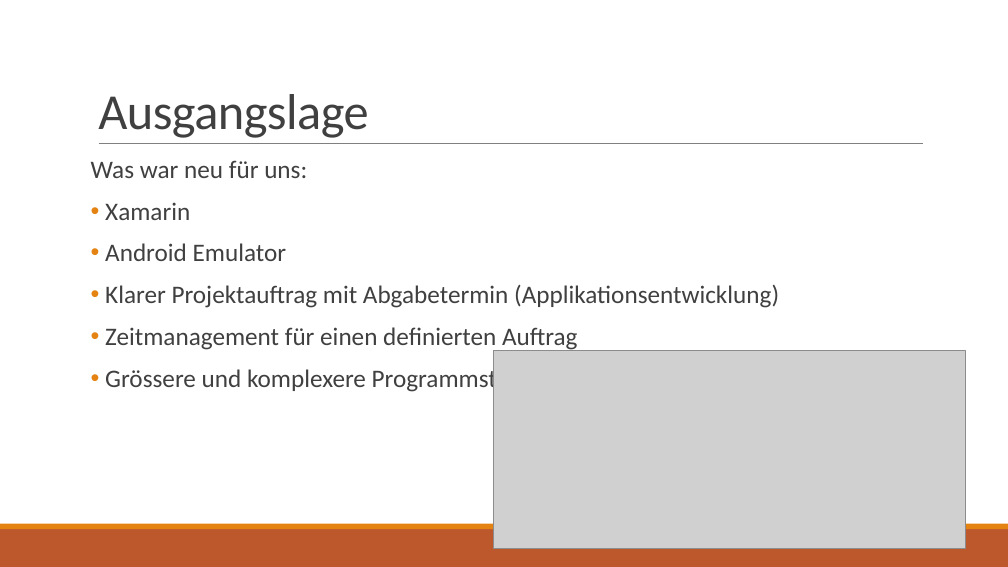
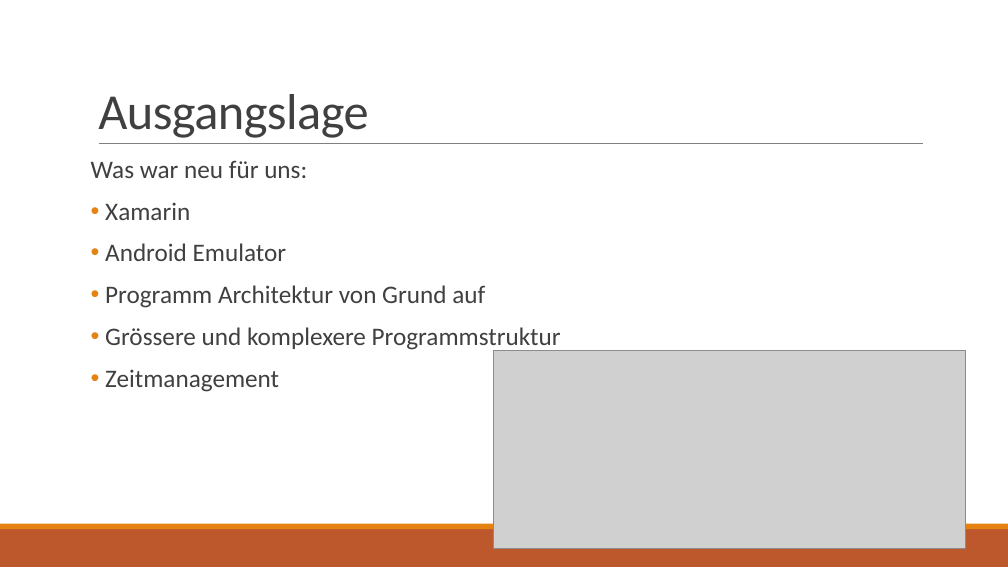
Before and after one commit to HolzbaumStudios/CookBook, a slide deck: slide 6 of Docs/Präsentation_Kochbuch.pptx (slide 7 before the commit). Drawn at 1008x567 pixels with LibreOffice and Linux fonts; fonts in the diff are those of the drawing; grey boxes stand for pictures. Boxes give left, top, right and bottom in pixels: in the first picture for what was removed or moved away, otherwise in the second. Text is boxed around its words. In the diff, an @@ line names an element or a change of style, - is before the commit and + after.

```diff
--- a/Docs/Präsentation_Kochbuch.pptx
+++ b/Docs/Präsentation_Kochbuch.pptx
@@ text at (105,285,485,308): text changed @@
-• Klarer Projektauftrag mit Abgabetermin (Applikationsentwicklung)
-• Zeitmanagement für einen definierten Auftrag
+• Programm Architektur von Grund auf
@@ text at (105,369,279,392): paragraph added @@
+• Zeitmanagement
```
Also in this commit, not shown: 4 other slides changed, 1 slide removed, 2 other files.
